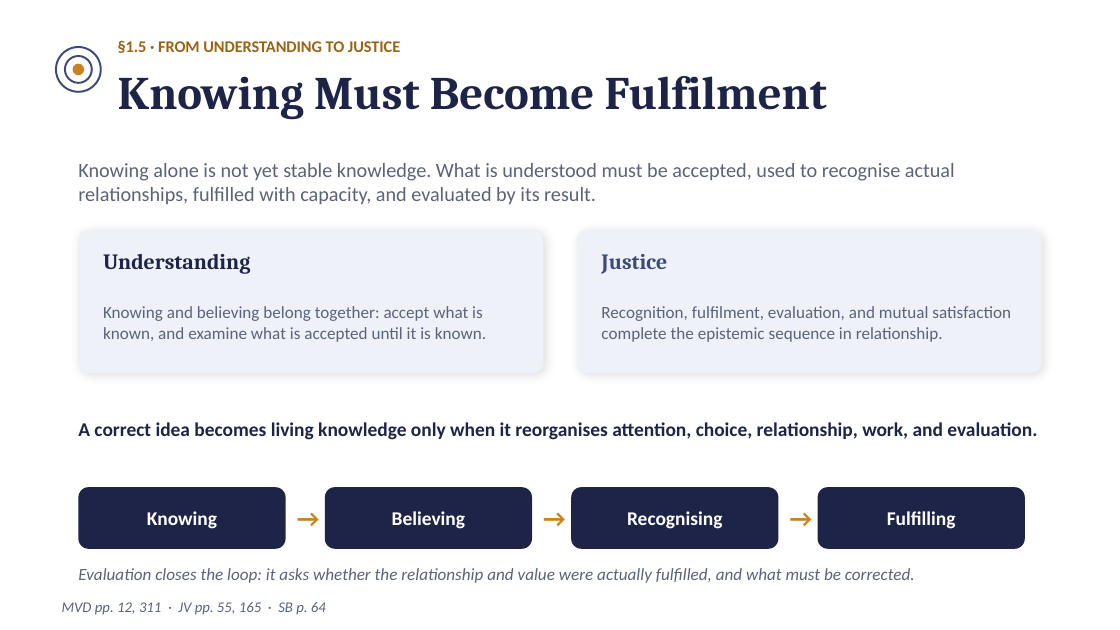
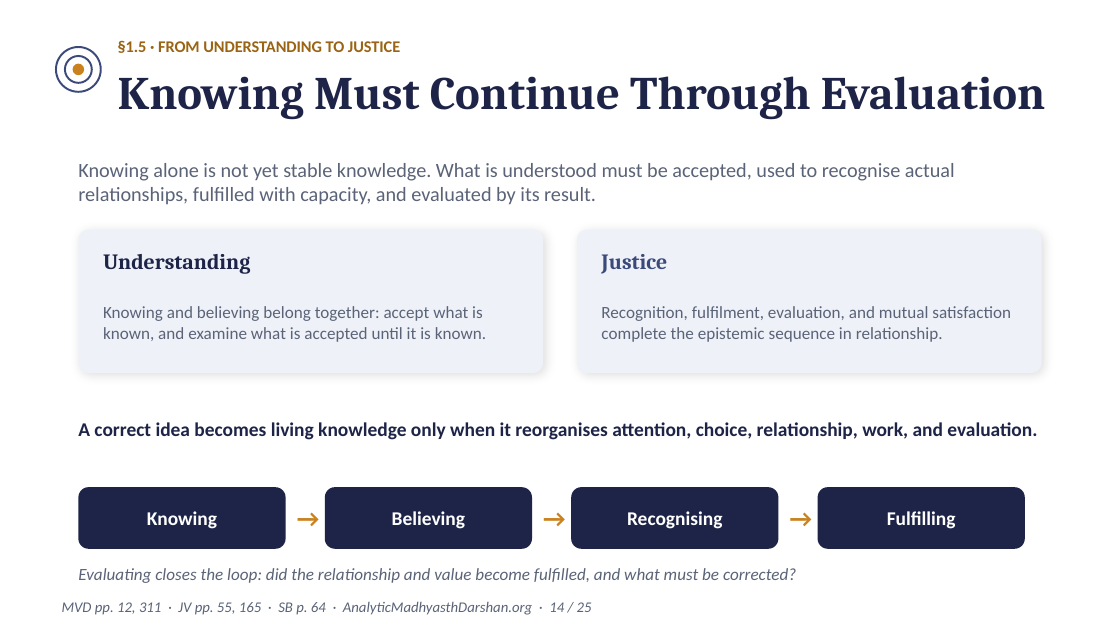
Before and after one commit to raghavamohan/AnalyticMadhyasthDarshan, a slide deck: slide 14 of Studies/Knowledge-Knower-And-Known/The-Epistemology-of-Coexistence-Madhyasth-Darshan.pptx (slide 12 before the commit). Drawn at 1120x630 pixels with LibreOffice and Linux fonts; fonts in the diff are those of the drawing. Boxes give left, top, right and bottom in pixels: in the first picture for what was removed or moved away, otherwise in the second. Text is boxed around its words. In the diff, an @@ line names an element or a change of style, - is before the commit and + after.

```diff
--- a/Studies/Knowledge-Knower-And-Known/The-Epistemology-of-Coexistence-Madhyasth-Darshan.pptx
+++ b/Studies/Knowledge-Knower-And-Known/The-Epistemology-of-Coexistence-Madhyasth-Darshan.pptx
@@ text at <box>118,76,1046,119</box>: text changed @@
-Knowing Must Become Fulfilment
+Knowing Must Continue Through Evaluation
@@ text at <box>78,568,796,583</box>: text changed @@
-Evaluation closes the loop: it asks whether the relationship and value were actually fulfilled, and what must be corrected.
+Evaluating closes the loop: did the relationship and value become fulfilled, and what must be corrected?
@@ text at <box>62,602,592,615</box>: text changed @@
-MVD pp. 12, 311 · JV pp. 55, 165 · SB p. 64
+MVD pp. 12, 311 · JV pp. 55, 165 · SB p. 64 · AnalyticMadhyasthDarshan.org · 14 / 25
```
Also in this commit, not shown: 22 other slides changed, 2 slides added, 1 other file.
